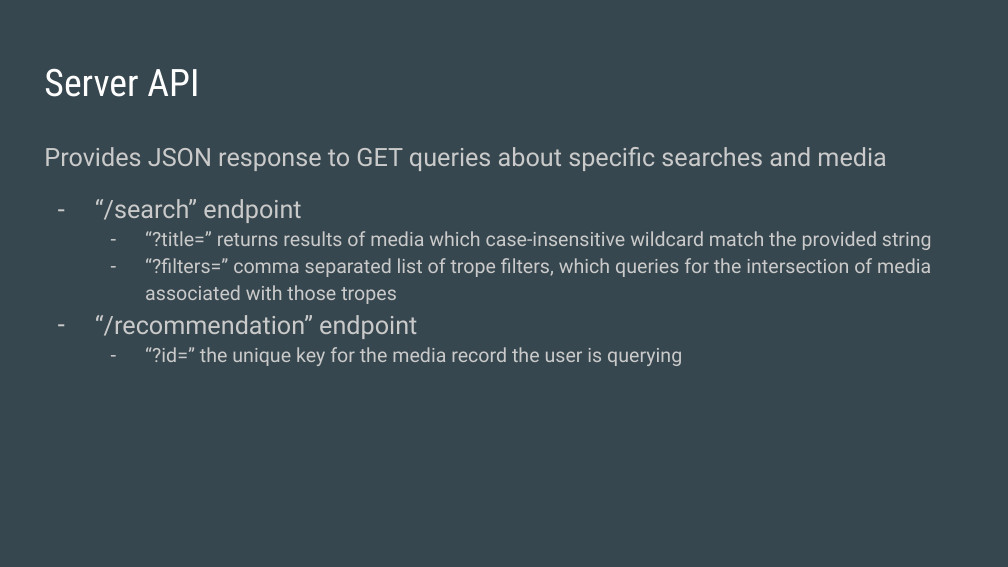
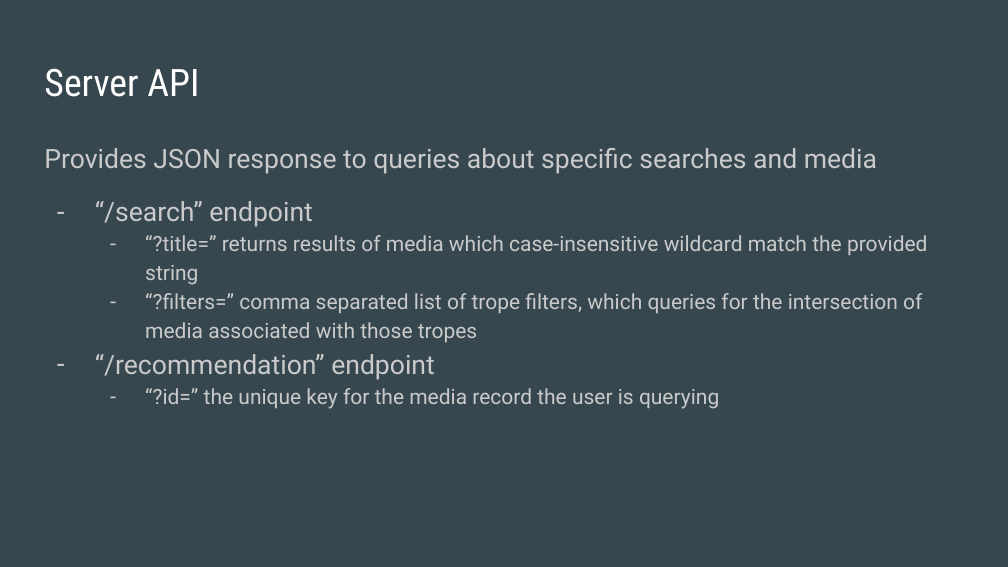
Before and after one commit to xeluior/Project_CS372, a slide deck: slide 6 of requirements/CS 372 Requirements Presentation.pptx (slide 5 before the commit). Drawn at 1008x567 pixels with LibreOffice and Linux fonts; fonts in the diff are those of the drawing. Boxes give left, top, right and bottom in pixels: in the first picture for what was removed or moved away, otherwise in the second. Text is boxed around its words. In the diff, an @@ line names an element or a change of style, - is before the commit and + after.

```diff
--- a/requirements/CS 372 Requirements Presentation.pptx
+++ b/requirements/CS 372 Requirements Presentation.pptx
@@ text at (44, 148, 877, 174): text changed; size 18 to 19 pt @@
-Provides JSON response to GET queries about specific searches and media
+Provides JSON response to queries about specific searches and media
@@ text at (95, 201, 928, 409): size 18 to 19 pt in "“/search” endpoint", "“/recommendation” endpoint"; size 14 to 15 pt in "“?title=” returns results of media which case-insensitive ...", "“?filters=” comma separated list of trope filters, ...", "“?id=” the unique key for the media ..." @@
```
Also in this commit, not shown: 3 other slides changed, 2 slides added.
